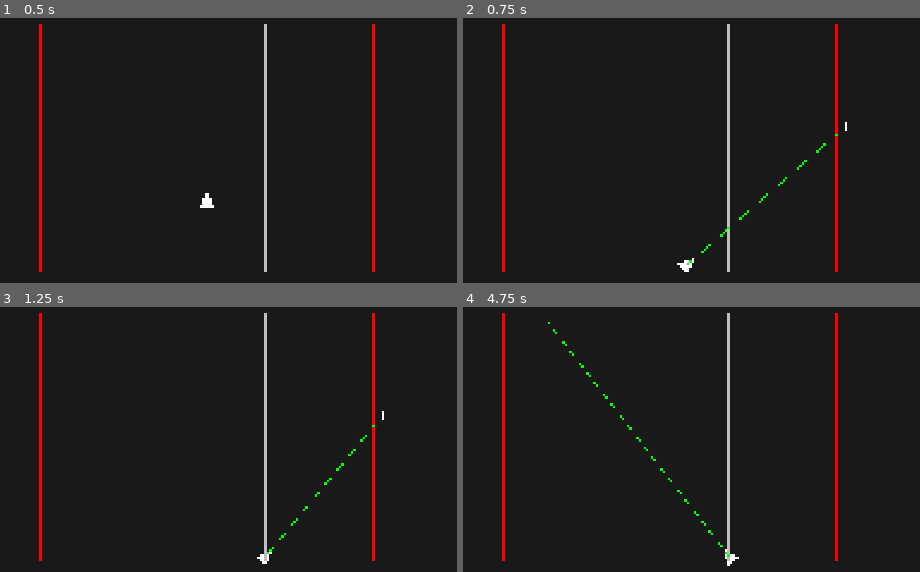
Above: before the commit, frames 1-4 (two rows, left to right).
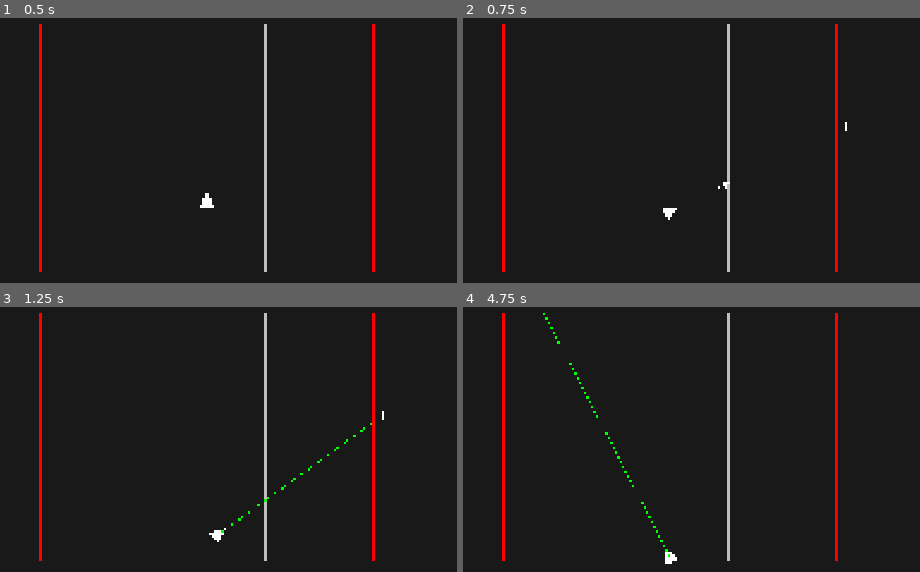
Above: after the commit, the same moments.

Repository: AlonKellner-RedHat/ricochet-game-v2
Game: Godot game, scene res://scenes/main.tscn
Two runs of this game, one before a commit and one after it. Both use one fixed random seed, a clock stepped at 60 frames per second and the inputs below.
Inputs (mouse positions are in pixels of both pictures, inside the frame that each line leads up to):
- Up to frame 1 (0.5 s): no input
- Up to frame 2 (0.75 s): tap Enter at 0.5 s; move the mouse to (846, 126) at 0.52 s; hold D (move_right) from 0.53 s (still down); hold Space (fire, bound only after the commit) from 0.53 s (still down); click (846, 126) at 0.67 s
- Up to frame 3 (1.25 s): keep holding D (move_right); keep holding Space (fire, bound only after the commit)
- Up to frame 4 (4.75 s): release D (move_right) at 1.25 s; release Space (fire, bound only after the commit) at 1.25 s; drag from (508, 460) to (632, 526) at 1.27 s; tap Space (fire, bound only after the commit) at 2, 2.3 s; move the mouse to (750, 338) at 2.02 s; hold D (move_right) 2.03-2.75 s; hold Shift 2.03-2.75 s; drag from (632, 526) to (outside the picture) at 2.77 s; tap Enter at 3.5 s; move the mouse to (910, 505) at 3.52 s; hold A (move_left) 3.53-4.25 s; hold Space (fire, bound only after the commit) 3.53-4.25 s; tap Ctrl at 3.6 s; drag from (outside the picture) to (549, 325) at 4.27 s

Frame 1 is identical in both runs. In frame 2, 0.4% of the frame differs, in the area x 43-83%, y 43-96%; in frame 3, 0.4%; in frame 4, 0.6%, in the area x 17-61%, y 2-98%.

Commit message:
Stage 17: Arrow shooting with spacebar
- GameManager: handles fire input, freezes game, triggers trace + flight
- ArrowAnimator: lerps arrow along TracedPath at 800 u/s, renders line
  body (40u) + triangular head (30°, 16u), rotates to tangent
- process_mode=ALWAYS on arrow and game manager (run during pause)
- Preview hidden during flight, reappears after
- No-op if cursor == player (zero-length Direction)
- Cannot fire during active flight
- skip_animation() for instant completion
- UX4: same shot produces same result
- 13 new tests

Co-Authored-By: Claude Opus 4.6 <noreply@anthropic.com>

Diff:
--- a/project.godot
+++ b/project.godot
@@ -46,3 +46,8 @@
 "events": [Object(InputEventKey,"resource_local_to_scene":false,"resource_name":"","device":0,"window_id":0,"alt_presse …(189 unchanged characters)…
 ]
 }
+fire={
+"deadzone": 0.2,
+"events": [Object(InputEventKey,"resource_local_to_scene":false,"resource_name":"","device":0,"window_id":0,"alt_pressed":false,"shift_pressed":false,"ctrl_pressed":false,"meta_pressed":false,"pressed":false,"keycode":0,"physical_keycode":32,"key_label":0,"unicode":0,"location":0,"echo":false,"script":null)
+]
+}
--- a/scenes/main.tscn
+++ b/scenes/main.tscn
@@ -1,9 +1,11 @@
-[gd_scene load_steps=6 format=3 uid="uid://bru25try0j4yd"]
+[gd_scene load_steps=8 format=3 uid="uid://bru25try0j4yd"]
 
 [ext_resource type="PackedScene" path="res://scenes/player.tscn" id="1"]
 [ext_resource type="Script" path="res://scripts/game/level_settings.gd" id="2"]
 [ext_resource type="Script" path="res://scripts/game/cursor.gd" id="3"]
 [ext_resource type="Script" path="res://scripts/visual/path_renderer.gd" id="4"]
+[ext_resource type="Script" path="res://scripts/game/arrow_animator.gd" id="5"]
+[ext_resource type="Script" path="res://scripts/game/game_manager.gd" id="6"]
 
 [sub_resource type="SegmentShape2D" id="floor_shape"]
 a = Vector2(0, 0)
@@ -35,3 +37,10 @@
 
 [node name="PathRenderer" type="Node2D" parent="."]
 script = ExtResource("4")
+
+[node name="ArrowAnimator" type="Node2D" parent="."]
+z_index = 30
+script = ExtResource("5")
+
+[node name="GameManager" type="Node" parent="."]
+script = ExtResource("6")
--- /dev/null
+++ b/scripts/game/arrow_animator.gd
@@ -0,0 +1,91 @@
+extends Node2D
+
+const ARROW_SPEED := 800.0
+const ARROW_LENGTH := 40.0
+const ARROW_HEAD_ANGLE := deg_to_rad(30.0)
+const ARROW_HEAD_LENGTH := 16.0
+
+signal flight_completed
+
+var _path: Tracer.TracedPath = null
+var _current_step_index := 0
+var _progress_along_step := 0.0
+var _flying := false
+var _arrow_position := Vector2.ZERO
+var _arrow_direction := Vector2.RIGHT
+
+func _ready() -> void:
+	process_mode = Node.PROCESS_MODE_ALWAYS
+	visible = false
+
+func start_flight(path: Tracer.TracedPath) -> void:
+	_path = path
+	_current_step_index = 0
+	_progress_along_step = 0.0
+	_flying = true
+	visible = true
+	if _path.steps.size() > 0:
+		var step: Tracer.Step = _path.steps[0]
+		_arrow_position = step.start
+		_arrow_direction = (step.end - step.start).normalized()
+	queue_redraw()
+
+func skip_animation() -> void:
+	if _flying:
+		_finish_flight()
+
+func is_flying() -> bool:
+	return _flying
+
+func _process(delta: float) -> void:
+	if not _flying or _path == null:
+		return
+
+	var distance := ARROW_SPEED * delta
+	while distance > 0.0 and _current_step_index < _path.steps.size():
+		var step: Tracer.Step = _path.steps[_current_step_index]
+		var step_length: float = step.start.distance_to(step.end)
+		var remaining_in_step: float = step_length - _progress_along_step
+
+		if distance < remaining_in_step:
+			_progress_along_step += distance
+			var t: float = _progress_along_step / step_length if step_length > 0.0 else 1.0
+			_arrow_position = step.start.lerp(step.end, t)
+			_arrow_direction = (step.end - step.start).normalized()
+			distance = 0.0
+		else:
+			distance -= remaining_in_step
+			_arrow_position = step.end
+			_current_step_index += 1
+			_progress_along_step = 0.0
+			if _current_step_index < _path.steps.size():
+				var next_step: Tracer.Step = _path.steps[_current_step_index]
+				_arrow_direction = (next_step.end - next_step.start).normalized()
+
+	queue_redraw()
+
+	if _current_step_index >= _path.steps.size():
+		_finish_flight()
+
+func _finish_flight() -> void:
+	_flying = false
+	visible = false
+	_path = null
+	flight_completed.emit()
+
+func _draw() -> void:
+	if not _flying:
+		return
+
+	var tip := _arrow_position
+	var tail := tip - _arrow_direction * ARROW_LENGTH
+	draw_line(tail - global_position, tip - global_position, Color.WHITE, 2.0)
+
+	var head_left := tip - _arrow_direction.rotated(ARROW_HEAD_ANGLE) * ARROW_HEAD_LENGTH
+	var head_right := tip - _arrow_direction.rotated(-ARROW_HEAD_ANGLE) * ARROW_HEAD_LENGTH
+	var head_points := PackedVector2Array([
+		tip - global_position,
+		head_left - global_position,
+		head_right - global_position,
+	])
+	draw_polygon(head_points, PackedColorArray([Color.WHITE, Color.WHITE, Color.WHITE]))
--- /dev/null
+++ b/scripts/game/game_manager.gd
@@ -0,0 +1,53 @@
+extends Node
+
+var _player: CharacterBody2D
+var _cursor: Node2D
+var _arrow_animator: Node2D
+var _path_renderer: Node2D
+var _level_settings: Node2D
+
+func _ready() -> void:
+	process_mode = Node.PROCESS_MODE_ALWAYS
+	var parent := get_parent()
+	_player = parent.get_node_or_null("Player")
+	_cursor = parent.get_node_or_null("Cursor")
+	_arrow_animator = parent.get_node_or_null("ArrowAnimator")
+	_path_renderer = parent.get_node_or_null("PathRenderer")
+	_level_settings = parent
+	if _arrow_animator:
+		_arrow_animator.flight_completed.connect(_on_flight_completed)
+
+func _unhandled_input(event: InputEvent) -> void:
+	if event.is_action_pressed("fire"):
+		_try_fire()
+
+func _try_fire() -> void:
+	if _arrow_animator and _arrow_animator.is_flying():
+		return
+	if not _player or not _cursor:
+		return
+
+	var player_pos := _player.global_position
+	var cursor_pos := _cursor.global_position
+	if player_pos == cursor_pos:
+		return
+
+	var surfaces: Array = []
+	if _level_settings and "surfaces" in _level_settings:
+		surfaces = _level_settings.surfaces
+
+	var dir := Direction.new(player_pos, cursor_pos)
+	var path := Tracer.trace(player_pos, dir, surfaces, GameState.new())
+
+	if _path_renderer:
+		_path_renderer.visible = false
+
+	get_tree().paused = true
+
+	if _arrow_animator:
+		_arrow_animator.start_flight(path)
+
+func _on_flight_completed() -> void:
+	get_tree().paused = false
+	if _path_renderer:
+		_path_renderer.visible = true
--- /dev/null
+++ b/tests/test_stage17_arrow.gd
@@ -0,0 +1,92 @@
+extends GutTest
+
+var _main_scene: Node
+var _player: CharacterBody2D
+var _cursor: Node2D
+var _arrow: Node2D
+var _game_mgr: Node
+var _renderer: Node2D
+
+func before_each() -> void:
+	Surface.reset_id_counter()
+	_main_scene = load("res://scenes/main.tscn").instantiate()
+	_main_scene.gravity = Vector2.ZERO
+	add_child_autofree(_main_scene)
+	await get_tree().process_frame
+	_player = _main_scene.get_node("Player")
+	_cursor = _main_scene.get_node("Cursor")
+	_arrow = _main_scene.get_node("ArrowAnimator")
+	_game_mgr = _main_scene.get_node("GameManager")
+	_renderer = _main_scene.get_node("PathRenderer")
+
+func after_each() -> void:
+	get_tree().paused = false
+
+func _fire_at(cursor_pos: Vector2) -> void:
+	_cursor.global_position = cursor_pos
+	_game_mgr._try_fire()
+
+func test_stage17_fire_pauses_tree() -> void:
+	_fire_at(Vector2(1200, 540))
+	assert_true(get_tree().paused, "Tree should be paused during flight")
+
+func test_stage17_fire_noop_zero_length() -> void:
+	_fire_at(_player.global_position)
+	assert_false(get_tree().paused, "Should not pause for zero-length direction")
+	assert_false(_arrow.is_flying(), "Arrow should not fly")
+
+func test_stage17_arrow_speed_constant() -> void:
+	assert_eq(_arrow.ARROW_SPEED, 800.0, "Arrow speed should be 800 u/s")
+
+func test_stage17_arrow_animator_process_mode() -> void:
+	assert_eq(_arrow.process_mode, Node.PROCESS_MODE_ALWAYS, "Arrow should run during pause")
+
+func test_stage17_game_manager_process_mode() -> void:
+	assert_eq(_game_mgr.process_mode, Node.PROCESS_MODE_ALWAYS, "GameManager should run during pause")
+
+func test_stage17_preview_hidden_during_flight() -> void:
+	_fire_at(Vector2(1200, 540))
+	assert_false(_renderer.visible, "Preview should be hidden during flight")
+
+func test_stage17_fire_starts_flying() -> void:
+	_fire_at(Vector2(1200, 540))
+	assert_true(_arrow.is_flying(), "Arrow should be flying after fire")
+	assert_true(_arrow.visible, "Arrow should be visible during flight")
+
+func test_stage17_flight_completed_unpauses() -> void:
+	_fire_at(Vector2(1200, 540))
+	_arrow.skip_animation()
+	assert_false(get_tree().paused, "Tree should be unpaused after flight completes")
+
+func test_stage17_preview_reappears_after_flight() -> void:
+	_fire_at(Vector2(1200, 540))
+	_arrow.skip_animation()
+	assert_true(_renderer.visible, "Preview should reappear after flight")
+
+func test_stage17_arrow_disappears_after_flight() -> void:
+	_fire_at(Vector2(1200, 540))
+	_arrow.skip_animation()
+	assert_false(_arrow.visible, "Arrow should be hidden after flight")
+	assert_false(_arrow.is_flying(), "Arrow should not be flying after completion")
+
+func test_stage17_UX4_same_shot_same_result() -> void:
+	var surfaces: Array = _main_scene.surfaces
+	var dir := Direction.new(Vector2(960, 540), Vector2(1200, 540))
+	var path1 := Tracer.trace(Vector2(960, 540), dir, surfaces, GameState.new())
+	var path2 := Tracer.trace(Vector2(960, 540), dir, surfaces, GameState.new())
+	assert_eq(path1.steps.size(), path2.steps.size(), "UX4: Same step count")
+	for i in path1.steps.size():
+		var s1: Tracer.Step = path1.steps[i]
+		var s2: Tracer.Step = path2.steps[i]
+		assert_eq(s1.start, s2.start, "UX4: Same start at step %d" % i)
+		assert_eq(s1.end, s2.end, "UX4: Same end at step %d" % i)
+
+func test_stage17_arrow_origin_at_player() -> void:
+	_fire_at(Vector2(1200, 540))
+	assert_eq(_arrow._arrow_position, _player.global_position, "Arrow should start at player position")
+
+func test_stage17_cannot_fire_during_flight() -> void:
+	_fire_at(Vector2(1200, 540))
+	assert_true(_arrow.is_flying(), "Arrow should be flying")
+	_game_mgr._try_fire()
+	assert_true(_arrow.is_flying(), "Should not restart flight during active flight")
Not shown, added: scripts/game/arrow_animator.gd.uid
Not shown, added: scripts/game/game_manager.gd.uid
Not shown, added: tests/test_stage17_arrow.gd.uid
